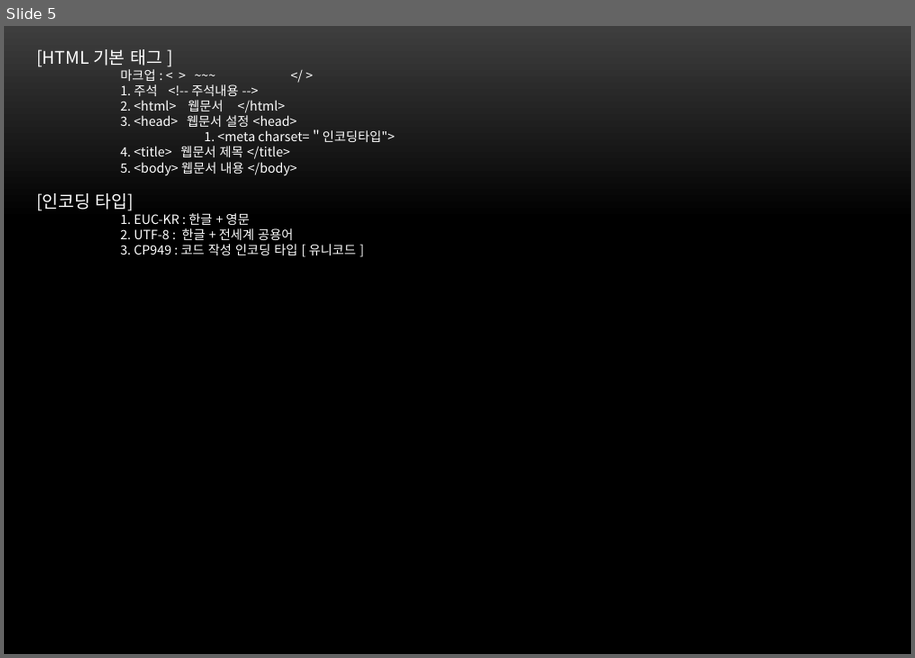
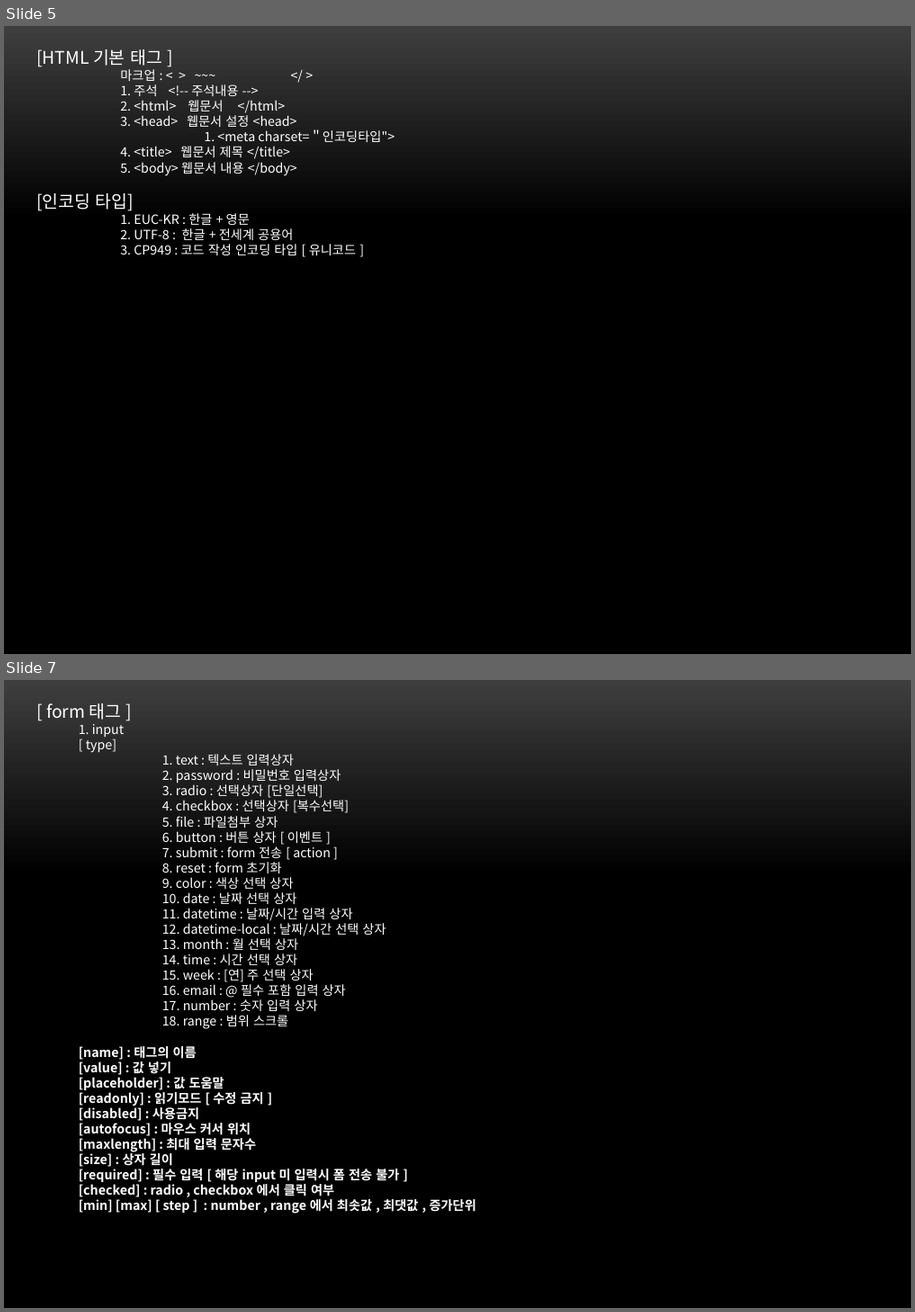
Before and after one commit to itdanja/web_ezen_1, a slide deck: front/src/main/webapp/web.pptx. Shown one above the other, each under a label of ours: slide 5 before the commit, slides 5 and 7 after it; the slides between them are not shown. The pictures are 915x658 and 915x1312 pixels, drawn with LibreOffice and Linux fonts; fonts in the diff are those of the drawing; background and template pictures are left out. Boxes give left, top, right and bottom in pixels: in the first picture for what was removed or moved away, otherwise in the second. Text is boxed around its words. In the diff, an @@ line names an element or a change of style, - is before the commit and + after.

```diff
--- a/front/src/main/webapp/web.pptx
+++ b/front/src/main/webapp/web.pptx
@@ slide 7 added at <box>4,680,911,1308</box>, background picture (left out) @@
@@ text added at <box>46,703,476,1214</box>, 11 pt, text #FFFFFF @@
+[ form 태그 ]
+  1. input
+  [ type]
+  1. text : 텍스트 입력상자
+  2. password : 비밀번호 입력상자
+  3. radio : 선택상자 [단일선택]
+  4. checkbox : 선택상자 [복수선택]
+  5. file : 파일첨부 상자
+  6. button : 버튼 상자 [ 이벤트 ]
+  7. submit : form 전송 [ action ]
+  8. reset : form 초기화
+  9. color : 색상 선택 상자
+  10. date : 날짜 선택 상자
+  11. datetime : 날짜/시간 입력 상자
+  12. datetime-local : 날짜/시간 선택 상자
+  13. month : 월 선택 상자
+  14. time : 시간 선택 상자
+  15. week : [연] 주 선택 상자
+  16. email : @ 필수 포함 입력 상자
+  17. number : 숫자 입력 상자
+  18. range : 범위 스크롤
+  [name] : 태그의 이름
+  [value] : 값 넣기
+  [placeholder] : 값 도움말
+  [readonly] : 읽기모드 [ 수정 금지 ]
+  [disabled] : 사용금지
+  [autofocus] : 마우스 커서 위치
+  [maxlength] : 최대 입력 문자수
+  [size] : 상자 길이
+  [required] : 필수 입력 [ 해당 input 미 입력시 폼 전송 불가 ]
+  [checked] : radio , checkbox 에서 클릭 여부
+  [min] [max] [ step ] : number , range 에서 최솟값 , 최댓값 , 증가단위
```
Also in this commit, not shown: 1 slide changed, 2 other slides added, 10 other files.
